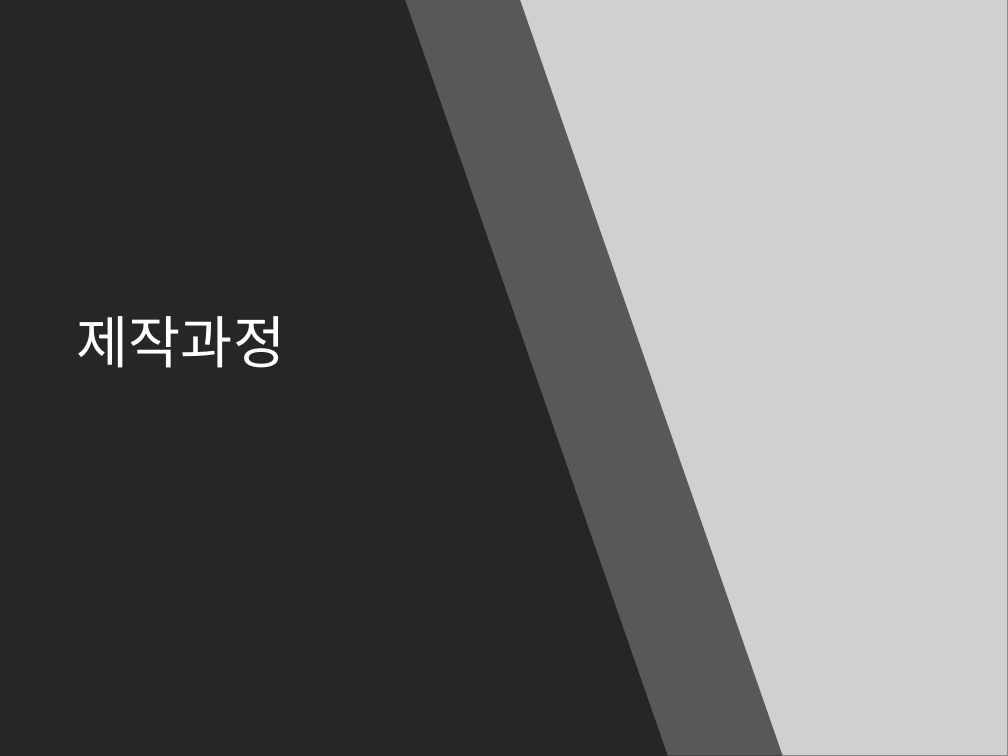
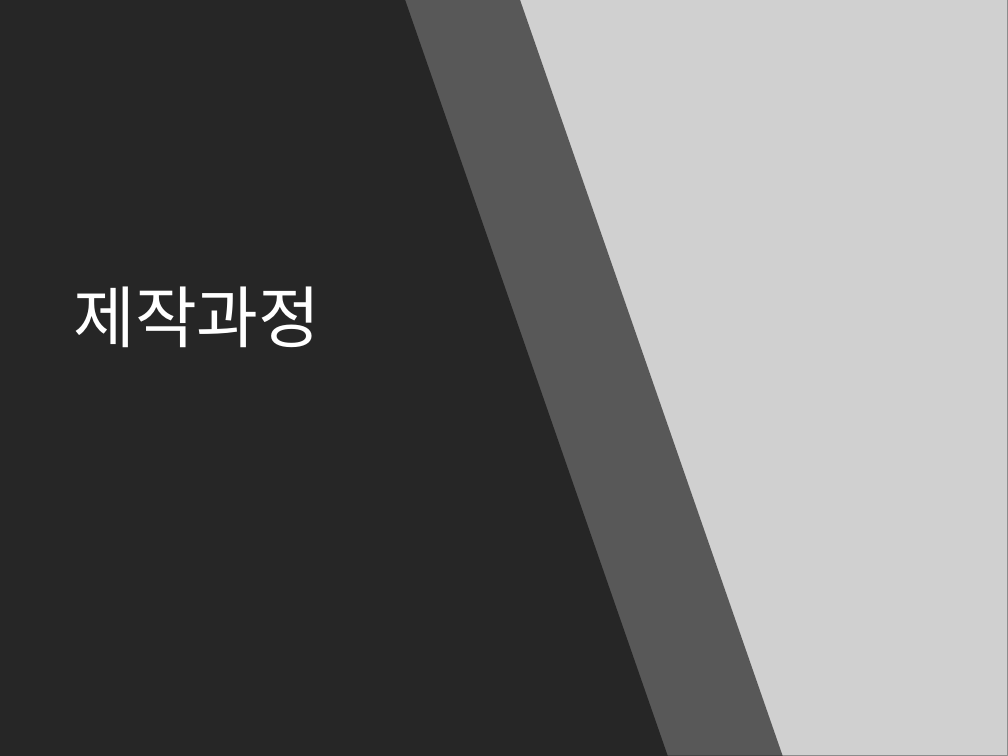
Before and after one commit to cmTEJAVA/Satellite, a slide deck: slide 5 of 발표자료/API 텀프로젝트 발표자료.pptx. Drawn at 1008x756 pixels with LibreOffice and Linux fonts; fonts in the diff are those of the drawing; grey boxes stand for pictures. Boxes give left, top, right and bottom in pixels: in the first picture for what was removed or moved away, otherwise in the second. Text is boxed around its words. In the diff, an @@ line names an element or a change of style, - is before the commit and + after.

```diff
--- a/발표자료/API 텀프로젝트 발표자료.pptx
+++ b/발표자료/API 텀프로젝트 발표자료.pptx
@@ text "제작과정": place and size @@
-text "제작과정" at (77, 316, 286, 368)
+text "제작과정" at (73, 286, 320, 348)
@@ text "제작과정" at (73, 286, 320, 348): size 40.5 to 48 pt, font Calibri to Noto Sans CJK KR @@
```
Also in this commit, not shown: 1 other slide changed, 1 other file.
